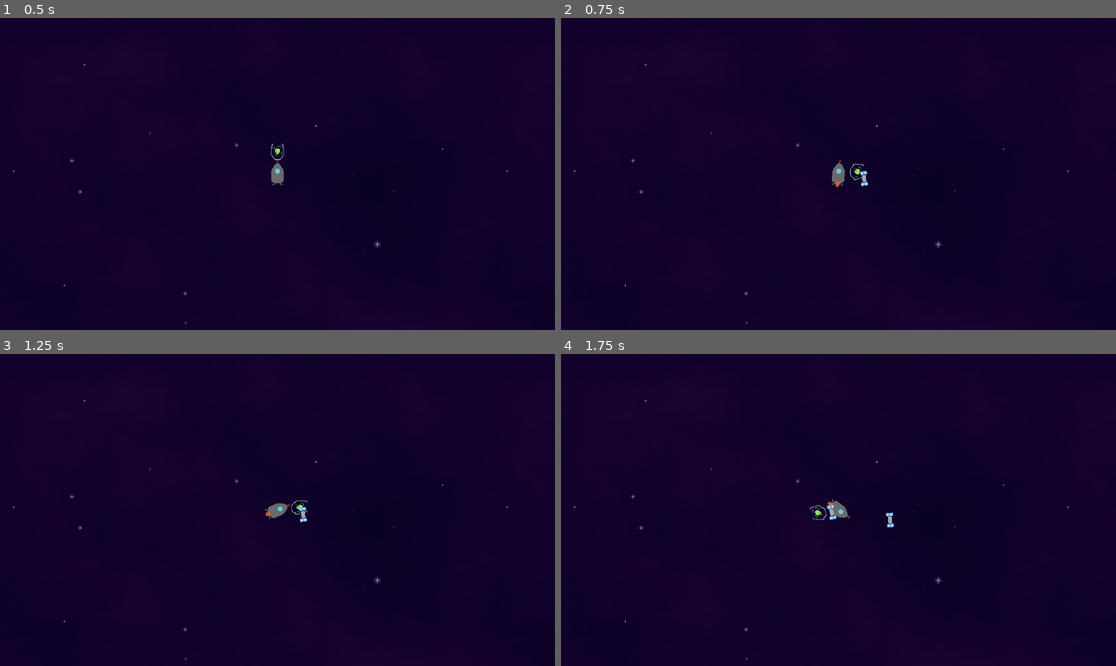
Above: before the commit, frames 1-4 (two rows, left to right).
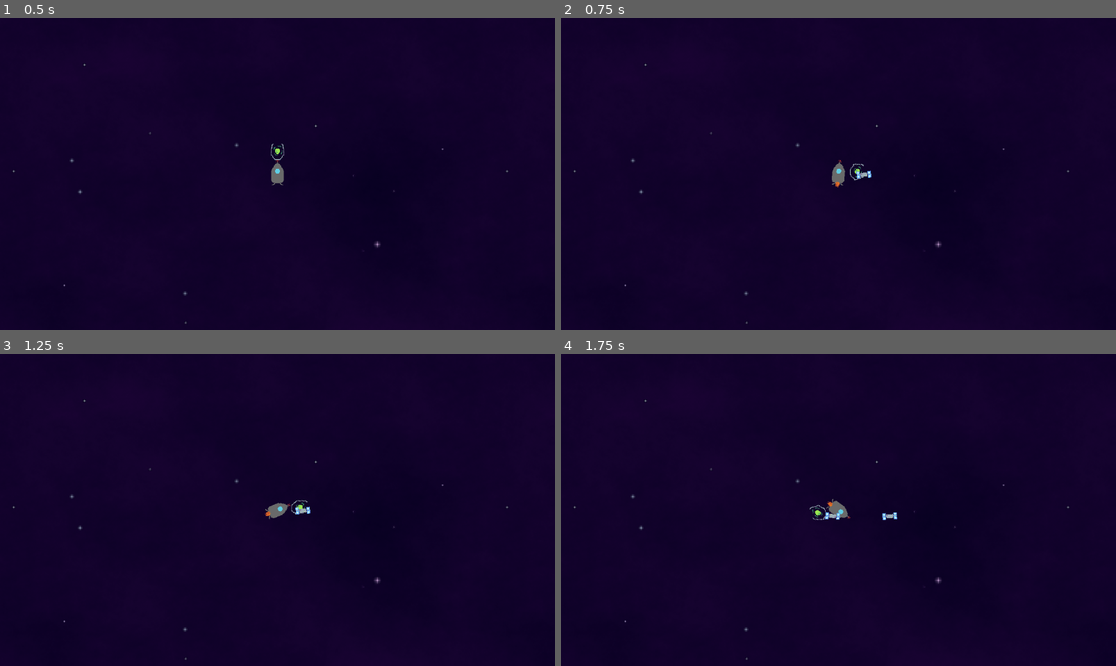
Above: after the commit, the same moments.

Repository: Shlok-Bhakta/UnlimitedLimitedSpace
Game: Godot game, scene res://scenes/game.tscn
The game is run twice, just before and just after one commit, with the same random seed, the same clock (stepped at 60 frames per second) and the same inputs. The engine's default icon, where the game draws it, is replaced by a stand-in: a white triangle on a blue panel in a dark square.
Inputs (mouse positions are in pixels of both pictures, inside the frame that each line leads up to):
- Up to frame 1 (0.5 s): no input
- Up to frame 2 (0.75 s): tap Enter at 0.5 s; move the mouse to (960, 158) at 0.52 s; hold D (rotate_right) from 0.53 s (still down); click (960, 158) at 0.6 s
- Up to frame 3 (1.25 s): keep holding D (rotate_right)
- Up to frame 4 (1.75 s): tap Space at 1.25 s; move the mouse to (727, 525) at 1.27 s; release D (rotate_right) at 1.28 s; hold S (backward) from 1.28 s (still down); click (727, 525) at 1.35 s

Frame 1 is identical in both runs. In frame 2, less than 0.1% of the frame differs, in the area x 53-56%, y 48-54%; in frame 3, less than 0.1%; in frame 4, 0.2%, in the area x 47-61%, y 48-56%.

Commit message:
move script to proper spot

Diff:
--- a/scenes/Yeetables/planet.tscn
+++ b/scenes/Yeetables/planet.tscn
@@ -4,7 +4,7 @@
 [ext_resource type="Texture2D" uid="uid://dbs6iixj4bndm" path="res://assets/Planet/Planet3.png" id="1_b3r8t"]
 [ext_resource type="Texture2D" uid="uid://bd3v66dwkp1k7" path="res://assets/Planet/Planet1-Sheet.png" id="2_0f4d5"]
 [ext_resource type="Texture2D" uid="uid://3c2vw40nnw5k" path="res://assets/Planet/Planet2.png" id="3_fc43i"]
-[ext_resource type="Script" uid="uid://bdmvvmoo4eqog" path="res://scenes/Yeetables/randanimation.gd" id="5_fc43i"]
+[ext_resource type="Script" uid="uid://bdmvvmoo4eqog" path="res://scripts/randanimation.gd" id="5_fc43i"]
 
 [sub_resource type="AtlasTexture" id="AtlasTexture_sg5c7"]
 atlas = ExtResource("2_0f4d5")
--- a/scenes/Yeetables/satelite.tscn
+++ b/scenes/Yeetables/satelite.tscn
@@ -3,7 +3,7 @@
 [ext_resource type="Script" uid="uid://b57dabky2lj3h" path="res://scripts/bodies.gd" id="1_3nm8g"]
 [ext_resource type="Texture2D" uid="uid://cdmmn7o6h5b2k" path="res://assets/Satelite/Satelite.png" id="1_t1poj"]
 [ext_resource type="Texture2D" uid="uid://fwwthk8gtaql" path="res://assets/Satelite/Satelite2.png" id="2_3nm8g"]
-[ext_resource type="Script" uid="uid://bdmvvmoo4eqog" path="res://scenes/Yeetables/randanimation.gd" id="4_8pxn7"]
+[ext_resource type="Script" uid="uid://bdmvvmoo4eqog" path="res://scripts/randanimation.gd" id="4_8pxn7"]
 
 [sub_resource type="SpriteFrames" id="SpriteFrames_8pxn7"]
 animations = [{
--- a/scripts/bodies.gd
+++ b/scripts/bodies.gd
@@ -11,3 +11,6 @@
 
 #func _physics_process(delta: float) -> void:
 	#pass
+
+func _process(delta: float) -> void:
+	look_at(Velocity)
--- a/scripts/gunshoot.gd
+++ b/scripts/gunshoot.gd
@@ -20,7 +20,7 @@
 			var frame_tex := sprite.sprite_frames.get_frame_texture(sprite.animation, sprite.frame)
 			if frame_tex:
 				tex_size = frame_tex.get_size() * sprite.scale
-			spawn_offset = Vector2.RIGHT.rotated(self.global_rotation) * (tex_size.x * 0.5)
+			spawn_offset = Vector2.RIGHT.rotated(self.global_rotation) * (tex_size.y * 0.5)
 
 		star.global_position = self.global_position + spawn_offset
 		star.global_rotation = self.global_rotation
Renamed: scenes/Yeetables/randanimation.gd -> scripts/randanimation.gd
Renamed: scenes/Yeetables/randanimation.gd.uid -> scripts/randanimation.gd.uid
